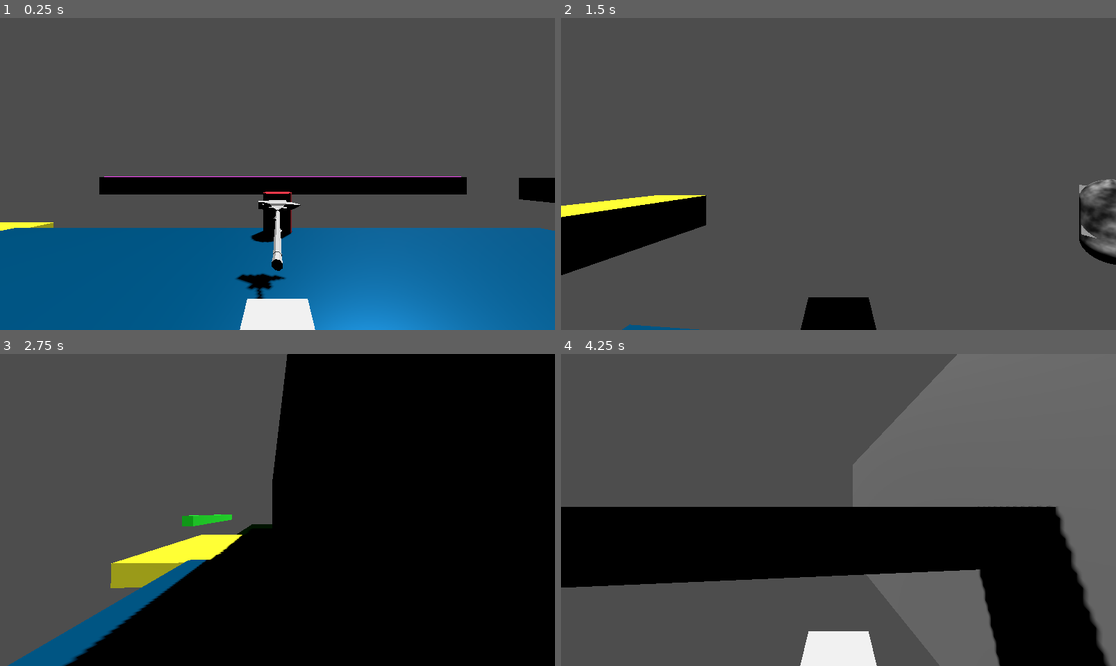
Above: before the commit, frames 1-4 (two rows, left to right).
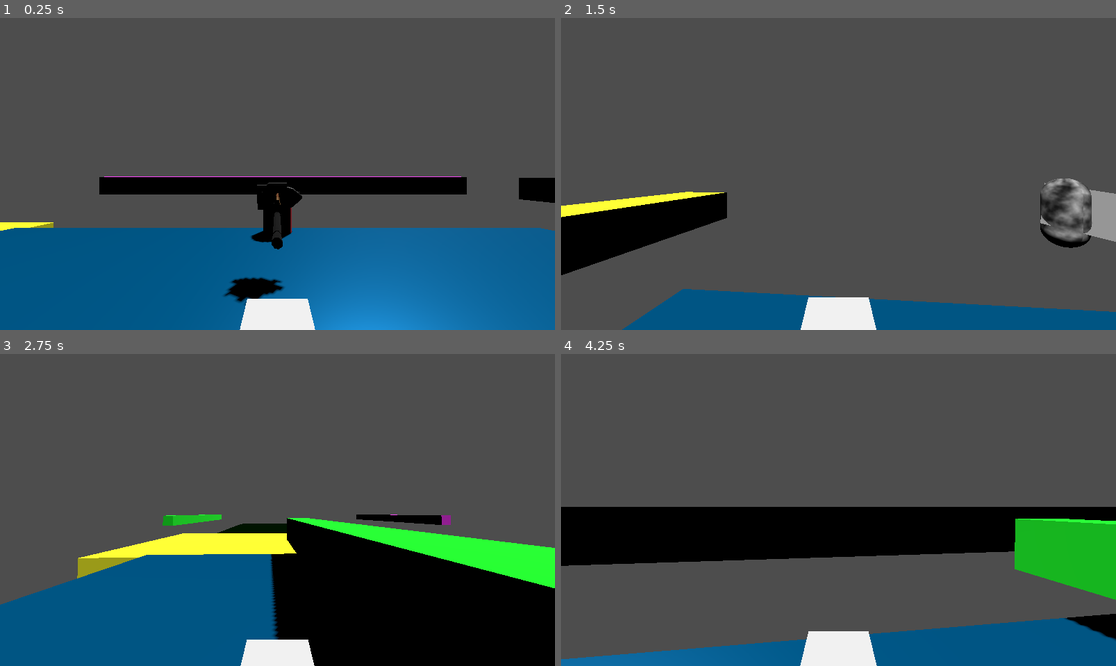
Above: after the commit, the same moments.

Repository: Charlie-Quin/Portals-
Game: Godot game, scene res://scenes/world.tscn
Two runs of this game, one before a commit and one after it. Both use one fixed random seed, a clock stepped at 60 frames per second and the inputs below.
Inputs (mouse positions are in pixels of both pictures, inside the frame that each line leads up to):
- Up to frame 1 (0.25 s): no input
- Up to frame 2 (1.5 s): tap Enter (ui_accept) at 0.5 s; move the mouse to (866, 174) at 0.52 s; tap A (a) at 0.6 s; tap Space (jump) at 0.77 s; tap D (d) at 0.8, 1.35 s; move the mouse to (810, 174) at 1.27 s
- Up to frame 3 (2.75 s): tap Space (jump) at 1.52 s; tap S (s) at 1.55, 2.1 s; move the mouse to (288, 503) at 2.02 s; tap W (w) at 2.3 s
- Up to frame 4 (4.25 s): move the mouse to (832, 516) at 2.77 s; tap W (w) at 2.85 s; tap Space (jump) at 3.02, 3.77 s; tap A (a) at 3.05, 3.6 s; move the mouse to (877, 513) at 3.52 s; tap D (d) at 3.8 s

The runs differ from the first frame. In frame 1, 1.1% of the frame differs, in the area x 40-55%, y 52-93%; in frame 2, 11%; in frame 3, 47%, in the area x 0-100%, y 0-100%; in frame 4, 39%.

Commit message:
items don't clone through portals

Diff:
--- a/items/anvil_hammer.tscn
+++ b/items/anvil_hammer.tscn
@@ -12,9 +12,11 @@
 [sub_resource type="ConvexPolygonShape3D" id="ConvexPolygonShape3D_4j66w"]
 points = PackedVector3Array(-0.000405544, 0.000831955, -0.000398419, 0.000682539, 0.00616214, 0.000328175, 0.000682539, …(701 unchanged characters)…
 
-[sub_resource type="ShaderMaterial" id="ShaderMaterial_fw4ey"]
+[sub_resource type="ShaderMaterial" id="ShaderMaterial_focm7"]
+resource_local_to_scene = true
 render_priority = 0
 shader = ExtResource("2_e4kni")
+shader_parameter/useVertex = true
 shader_parameter/cutplane = null
 
 [sub_resource type="StandardMaterial3D" id="StandardMaterial3D_j0eu6"]
@@ -145,21 +147,17 @@
 blend_shape_mode = 0
 shadow_mesh = SubResource("ArrayMesh_ogxy4")
 
-[sub_resource type="ShaderMaterial" id="ShaderMaterial_ht8uq"]
-render_priority = 0
-shader = ExtResource("2_e4kni")
-shader_parameter/cutplane = null
-
 [sub_resource type="BoxShape3D" id="BoxShape3D_4lwcs"]
 size = Vector3(0.135559, 0.15863, 2.04895)
 
-[node name="anvilHammer" type="RigidBody3D" node_paths=PackedStringArray("dummyMesh", "realMesh") groups=["portalAble"]]
+[node name="anvilHammer" type="RigidBody3D" node_paths=PackedStringArray("realMesh", "dummyMesh") groups=["portalAble"]]
 collision_layer = 9
 collision_mask = 12
 physics_material_override = SubResource("PhysicsMaterial_53d3s")
+gravity_scale = 0.0
 script = ExtResource("1_rjtkp")
-dummyMesh = NodePath("Anvil Hammer dummy")
 realMesh = NodePath("Anvil Hammer")
+dummyMesh = NodePath("Anvilham dummy")
 
 [node name="CollisionShape3D" type="CollisionShape3D" parent="."]
 transform = Transform3D(100, 0, 0, 0, -1.19209e-05, 100, 0, -100, -1.19209e-05, 0, 0, 0)
@@ -174,15 +172,14 @@
 disabled = true
 
 [node name="Anvil Hammer" type="MeshInstance3D" parent="."]
-transform = Transform3D(100, 0, 0, 0, -1.19209e-05, 100, 0, -100, -1.19209e-05, 0, 0, 0)
-material_override = SubResource("ShaderMaterial_fw4ey")
+transform = Transform3D(100, 0, 0, 0, -1.19209e-05, 100, 0, -100, -1.19209e-05, -0.0033524, 0.00135517, -0.0043847)
+material_override = SubResource("ShaderMaterial_focm7")
 mesh = SubResource("ArrayMesh_60sox")
 skeleton = NodePath("")
 script = ExtResource("3_13vnv")
 
-[node name="Anvil Hammer dummy" type="MeshInstance3D" parent="."]
-transform = Transform3D(100, 0, 0, 0, -1.19209e-05, 100, 0, -100, -1.19209e-05, 0, 0, 0)
-material_override = SubResource("ShaderMaterial_ht8uq")
+[node name="Anvilham dummy" type="MeshInstance3D" parent="."]
+transform = Transform3D(100, 0, 0, 0, -5.02464e-06, 311.708, 0, -42.1498, -3.71585e-05, 0, 0, 0)
 mesh = SubResource("ArrayMesh_60sox")
 skeleton = NodePath("")
 script = ExtResource("3_13vnv")
--- a/items/portalRigidBody.gd
+++ b/items/portalRigidBody.gd
@@ -1,5 +1,8 @@
 extends RigidBody3D
 
+
+@export var realMesh : MeshInstance3D
+@export var dummyMesh : MeshInstance3D
 
 func _physics_process(delta):
 
@@ -8,21 +11,22 @@
 
 
 
-@export var dummyMesh : MeshInstance3D
-@export var realMesh : MeshInstance3D
 
 var currentPortal
 
 func handlePortals(delta):
 
-	dummyMesh.visible = true if currentPortal else false
+	dummyMesh.visible = true# if currentPortal else false
+	print(dummyMesh.global_position)
 
 	#if we're not in a portal skip this step
 	if !currentPortal:
 		return
 
 	dummyMesh.global_transform = currentPortal.getSwappedPosition(global_transform)
-	dummyMesh.cutPlane = currentPortal.targetPortal.cutPlane
+	#dummyMesh.cutPlane = currentPortal.targetPortal.cutPlane
+
+	print(dummyMesh.global_position,dummyMesh.visible)
 
 	realMesh.cutPlane = currentPortal.cutPlane
 
--- a/scenes/player.tscn
+++ b/scenes/player.tscn
@@ -10,6 +10,7 @@
 [sub_resource type="ShaderMaterial" id="ShaderMaterial_qng0c"]
 render_priority = 0
 shader = ExtResource("2_02smc")
+shader_parameter/useVertex = null
 shader_parameter/cutplane = null
 
 [sub_resource type="CapsuleMesh" id="CapsuleMesh_u5wyk"]
@@ -17,6 +18,7 @@
 [sub_resource type="ShaderMaterial" id="ShaderMaterial_uu15h"]
 render_priority = 0
 shader = ExtResource("2_02smc")
+shader_parameter/useVertex = null
 shader_parameter/cutplane = null
 
 [sub_resource type="StandardMaterial3D" id="StandardMaterial3D_lvvqp"]
@@ -28,11 +30,13 @@
 [sub_resource type="ShaderMaterial" id="ShaderMaterial_083qf"]
 render_priority = 0
 shader = ExtResource("2_02smc")
+shader_parameter/useVertex = null
 shader_parameter/cutplane = null
 
 [sub_resource type="ShaderMaterial" id="ShaderMaterial_khd3q"]
 render_priority = 0
 shader = ExtResource("2_02smc")
+shader_parameter/useVertex = null
 shader_parameter/cutplane = null
 
 [sub_resource type="StandardMaterial3D" id="StandardMaterial3D_cccij"]
--- a/scenes/world.tscn
+++ b/scenes/world.tscn
@@ -14,6 +14,7 @@
 [sub_resource type="ShaderMaterial" id="ShaderMaterial_6n8rm"]
 render_priority = 0
 shader = ExtResource("1_4j5p8")
+shader_parameter/useVertex = null
 shader_parameter/cutplane = null
 shader_parameter/_albedo = SubResource("NoiseTexture2D_e16dy")
 
@@ -164,7 +165,8 @@
 transform = Transform3D(1, 0, 0, 0, -4.37114e-08, 1, 0, -1, -4.37114e-08, -16.1056, 22.3886, 0)
 
 [node name="StaticBody3D" type="StaticBody3D" parent="."]
-transform = Transform3D(56.6994, 0, 0, 0, 9.37508, 0, 0, 0, 5.90583, 0, 0, 3.32193)
+transform = Transform3D(56.6994, 0, 0, 0, 9.37508, 0, 0, 0, 5.90583, 0, 12.1362, 3.32193)
+visible = false
 collision_layer = 4
 collision_mask = 0
 
--- a/shaders/cutoff.gdshader
+++ b/shaders/cutoff.gdshader
@@ -2,14 +2,18 @@
 
 uniform sampler2D _albedo : source_color;
 
+uniform bool useVertex;
+
 uniform mat4 cutplane;
 varying vec3 wvtx;
+
+varying vec3 myColor;
 
 void vertex() {
 	//world space to local
 	wvtx = (MODEL_MATRIX * vec4(VERTEX,1.0)).xyz;
 
-
+	myColor.rgb = VERTEX.rgb;
 }
 
 void fragment() {
@@ -19,9 +23,16 @@
 	float vertexDistance = dot(planeNormal,wvtx);
 	float dist = vertexDistance - planeDistance;
 
-	if (dist < 0.0) discard;
+	//if (dist < 0.0) discard;
 
-	ALBEDO = texture(_albedo,UV).rgb;
+
+	if (useVertex){
+		ALBEDO = myColor;
+	}
+	else{
+		ALBEDO = texture(_albedo,UV).rgb;
+	}
+
 }
 
 //void light() {
Not shown: 1 places in items/anvil_hammer.tscn that only renumber resources
